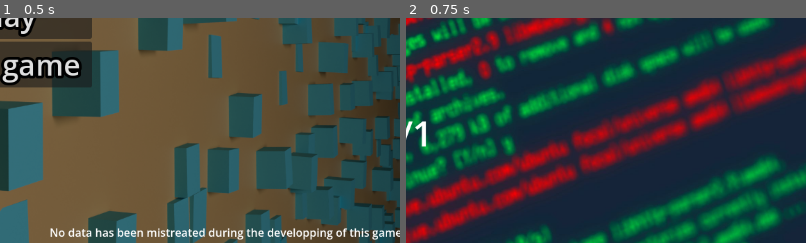
Above: before the commit, frames 1-2 (left to right).
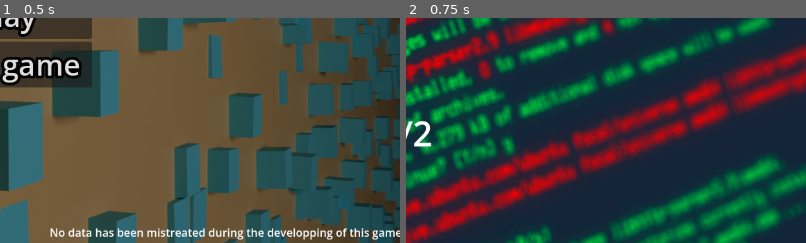
Above: after the commit, the same moments.

Repository: Paul-1379/Data-minigames
Game: Godot game, scene res://Scenes/MainMenu.tscn
The game is run twice, just before and just after one commit, with the same random seed, the same clock (stepped at 60 frames per second) and the same inputs.
Inputs:
- Up to frame 1 (0.5 s): no input
- Up to frame 2 (0.75 s): click "Play" at 0.5 s
The pictures show only the part of the screen within x 48-98%, y 50-100%; the shares and areas given below are measured in that part.

Frame 1 is identical in both runs. In frame 2, 0.3% of the frame differs, in the area x 2-7%, y 45-58%.

Commit message:
Add coloredText minigame
- add a 2nd minigame where you have to select the color described by a word

Diff:
--- a/Scenes/LevelScene.tscn
+++ b/Scenes/LevelScene.tscn
@@ -4,10 +4,11 @@
 [ext_resource type="Texture2D" uid="uid://db8ktjblo0qgi" path="res://sprites/terminal.jpg" id="1_iktym"]
 [ext_resource type="PackedScene" uid="uid://bciv7xlimpqlx" path="res://Scenes/lifes.tscn" id="2_vry73"]
 [ext_resource type="PackedScene" uid="uid://busne2q0lsoqd" path="res://Scenes/Minigames/CatsAndDogs.tscn" id="2_y44me"]
+[ext_resource type="PackedScene" uid="uid://b1qxxyww4wc2k" path="res://Scenes/Minigames/ColoredText.tscn" id="3_rac3m"]
 
 [node name="Node2D" type="Node2D" unique_id=1908555524]
 script = ExtResource("1_4qks7")
-minigames_scenes = Array[PackedScene]([ExtResource("2_y44me")])
+minigames_scenes = Array[PackedScene]([ExtResource("2_y44me"), ExtResource("3_rac3m")])
 
 [node name="TextureRect" type="TextureRect" parent="." unique_id=1601378734]
 offset_right = 1176.0
--- /dev/null
+++ b/Scenes/Minigames/ColoredText.tscn
@@ -0,0 +1,102 @@
+[gd_scene format=3 uid="uid://b1qxxyww4wc2k"]
+
+[ext_resource type="Script" uid="uid://bn538frhollil" path="res://Scripts/colored_text_minigame.gd" id="1_05jsw"]
+[ext_resource type="PackedScene" uid="uid://bciv7xlimpqlx" path="res://Scenes/lifes.tscn" id="402_46xru"]
+[ext_resource type="PackedScene" uid="uid://to3nqwx8fu5i" path="res://Scenes/minigame_time_left.tscn" id="403_fwgi7"]
+
+[node name="Node2D" type="Node2D" unique_id=720225231]
+
+[node name="Colored text minigame" type="Node2D" parent="." unique_id=95098842 node_paths=PackedStringArray("colorRectButtons")]
+script = ExtResource("1_05jsw")
+text_color = Array[String](["Rouge", "Bleu", "Jaune", "Vert", "Rose", "Violet", "Orange"])
+colors = Array[Color]([Color(0.72156864, 0, 0, 1), Color(0.11491955, 0.4391017, 0.6075204, 1), Color(0.87, 0.84622, 0.15660001, 1), Color(0.25739998, 0.78, 0.28352994, 1), Color(0.9297335, 0.35145465, 0.57563114, 1), Color(0.4653505, 0.20788407, 0.7421311, 1), Color(0.91, 0.50095505, 0.1183, 1)])
+colorRectButtons = [NodePath("../HBoxContainer/ColorRect0"), NodePath("../HBoxContainer/ColorRect1"), NodePath("../HBoxContainer/ColorRect2")]
+
+[node name="Minigame title" type="RichTextLabel" parent="." unique_id=1989278555]
+offset_left = 426.0
+offset_top = 21.0
+offset_right = 727.0
+offset_bottom = 89.0
+bbcode_enabled = true
+text = "[font_size=40]Colo[color=#1864C7]red[/color] text"
+
+[node name="Main text" type="RichTextLabel" parent="." unique_id=325296925]
+offset_left = 414.0
+offset_top = 231.0
+offset_right = 715.0
+offset_bottom = 335.0
+bbcode_enabled = true
+text = "[center][font_size=60]Noir"
+
+[node name="Number of correct answer" type="Label" parent="." unique_id=1446322562]
+offset_left = 11.0
+offset_top = 227.0
+offset_right = 275.0
+offset_bottom = 286.0
+theme_override_font_sizes/font_size = 30
+text = "correct answers: 0"
+
+[node name="Lifes" parent="." unique_id=286877339 instance=ExtResource("402_46xru")]
+offset_left = 815.0
+offset_top = 545.0
+offset_right = 1116.0
+offset_bottom = 602.0
+
+[node name="MinigameTimeLeft" parent="." unique_id=1106161001 instance=ExtResource("403_fwgi7")]
+
+[node name="Label" type="Label" parent="." unique_id=876049944]
+offset_left = 413.0
+offset_top = 370.0
+offset_right = 686.0
+offset_bottom = 393.0
+text = "Which color the word is describing?"
+
+[node name="HBoxContainer" type="HBoxContainer" parent="." unique_id=1164044767]
+offset_left = 278.0
+offset_top = 410.0
+offset_right = 765.0
+offset_bottom = 539.0
+alignment = 1
+
+[node name="ColorRect0" type="ColorRect" parent="HBoxContainer" unique_id=1957340149]
+layout_mode = 2
+size_flags_horizontal = 3
+
+[node name="left button" type="Button" parent="HBoxContainer/ColorRect0" unique_id=249321539]
+self_modulate = Color(1, 1, 1, 0)
+layout_mode = 1
+anchors_preset = 15
+anchor_right = 1.0
+anchor_bottom = 1.0
+grow_horizontal = 2
+grow_vertical = 2
+
+[node name="ColorRect1" type="ColorRect" parent="HBoxContainer" unique_id=604548712]
+layout_mode = 2
+size_flags_horizontal = 3
+
+[node name="middle button" type="Button" parent="HBoxContainer/ColorRect1" unique_id=2005173298]
+self_modulate = Color(1, 1, 1, 0)
+layout_mode = 1
+anchors_preset = 15
+anchor_right = 1.0
+anchor_bottom = 1.0
+grow_horizontal = 2
+grow_vertical = 2
+
+[node name="ColorRect2" type="ColorRect" parent="HBoxContainer" unique_id=1914028950]
+layout_mode = 2
+size_flags_horizontal = 3
+
+[node name="right button" type="Button" parent="HBoxContainer/ColorRect2" unique_id=1872842128]
+self_modulate = Color(1, 1, 1, 0)
+layout_mode = 1
+anchors_preset = 15
+anchor_right = 1.0
+anchor_bottom = 1.0
+grow_horizontal = 2
+grow_vertical = 2
+
+[connection signal="pressed" from="HBoxContainer/ColorRect0/left button" to="Colored text minigame" method="_on_left_button_pressed"]
+[connection signal="pressed" from="HBoxContainer/ColorRect1/middle button" to="Colored text minigame" method="_on_middle_button_pressed"]
+[connection signal="pressed" from="HBoxContainer/ColorRect2/right button" to="Colored text minigame" method="_on_right_button_pressed"]
--- /dev/null
+++ b/Scripts/colored_text_minigame.gd
@@ -0,0 +1,62 @@
+extends Node2D
+
+@export var text_color : Array[String]
+@export var colors : Array[Color]
+
+@export var colorRectButtons : Array[ColorRect]
+
+var answer_number = 0
+var correct_answer = 0
+func _ready() -> void:
+	refresh_question()
+
+func refresh_question():
+	var text = text_color.pick_random()
+	var color = Color.DEEP_PINK
+	while true:
+		color = colors.pick_random()
+		if colors.find(color) != text_color.find(text):
+			break
+	$"../Main text".text = "[center][font_size=60][color=" + str(color.to_html()) + "]" + text + "[/color]"
+	answer_number = randi_range(0, 2)
+
+	colorRectButtons[answer_number].color = colors[text_color.find(text)]
+	var remainingColorRectButton = colorRectButtons.duplicate()
+	remainingColorRectButton.remove_at(answer_number)
+	var trap_on_right = randf() > 0.5
+
+	var newColors = colors.duplicate()
+	var text_color_index = text_color.find(text)
+	var color_index = colors.find(color)
+	#because removing color will shift the indexes of the next part of the array
+	if text_color_index > color_index:
+		text_color_index -= 1
+	newColors.remove_at(colors.find(color))
+	newColors.remove_at(text_color_index)
+	if trap_on_right :
+		remainingColorRectButton[0].color = newColors.pick_random()
+		remainingColorRectButton[1].color = color
+	else :
+		remainingColorRectButton[0].color = color
+		remainingColorRectButton[1].color = newColors.pick_random()
+
+func new_correct_answer() -> void:
+	correct_answer += 1
+	$"../MinigameTimeLeft".current_score = correct_answer
+	$"../Number of correct answer".text = "correct answers: " + str(correct_answer)
+
+func _on_button_pressed(num:int) -> void:
+	if num == answer_number:
+		new_correct_answer()
+	else:
+		Global.life_lost()
+	refresh_question()
+
+func _on_left_button_pressed() -> void:
+	_on_button_pressed(0)
+
+func _on_middle_button_pressed() -> void:
+	_on_button_pressed(1)
+
+func _on_right_button_pressed() -> void:
+	_on_button_pressed(2)
--- a/Scripts/lives.gd
+++ b/Scripts/lives.gd
@@ -4,7 +4,7 @@
 
 var current_lives_count_displayed
 
-func _process(delta: float) -> void:
+func _process(_delta: float) -> void:
 	if Global.lives != current_lives_count_displayed:
 		current_lives_count_displayed = Global.lives
 		var i = 0
--- a/Scripts/minigame_timer.gd
+++ b/Scripts/minigame_timer.gd
@@ -1,9 +1,9 @@
 extends Label
 
-var current_score
+var current_score = 0
 
 # Called every frame. 'delta' is the elapsed time since the previous frame.
-func _process(delta: float) -> void:
+func _process(_delta: float) -> void:
 	text = "Time left: " + str(snappedf($Timer.time_left, 0.1))
 
 
Not shown, added: Scripts/colored_text_minigame.gd.uid
